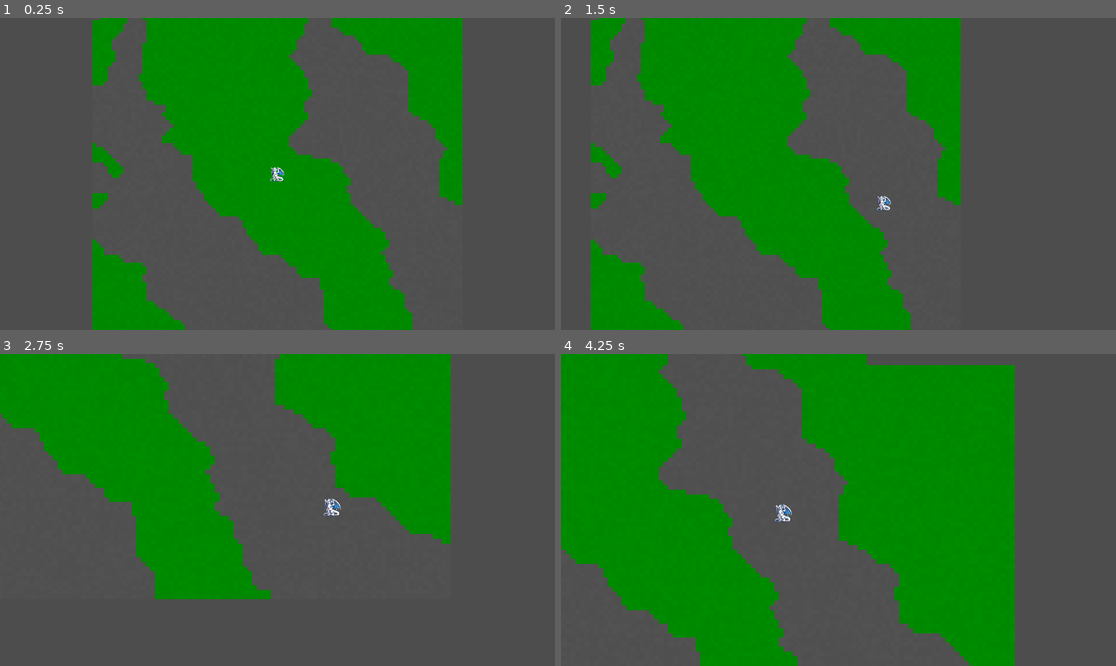
Above: before the commit, frames 1-4 (two rows, left to right).
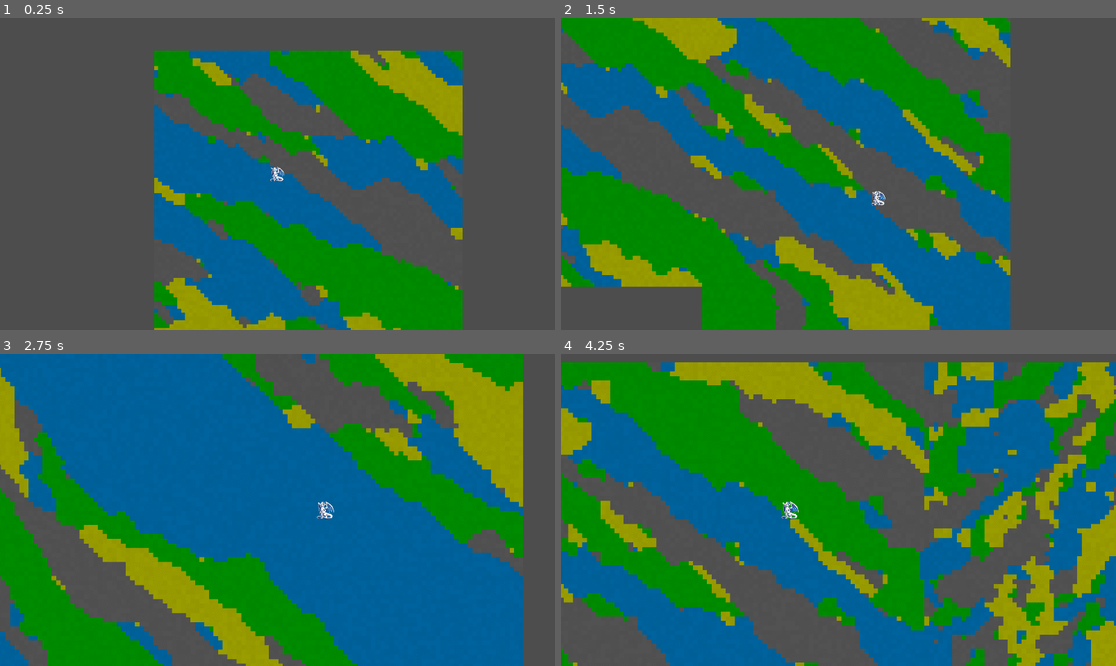
Above: after the commit, the same moments.

Repository: XenorDoz/Fecktowo
Game: Godot game, scene res://scenes/MainScene.tscn
Same seed, same stepped clock (60 frames per second), same inputs: the game is played once before the commit and once after it.
Inputs (mouse positions are in pixels of both pictures, inside the frame that each line leads up to):
- Up to frame 1 (0.25 s): no input
- Up to frame 2 (1.5 s): tap Enter at 0.5 s; move the mouse to (960, 158) at 0.52 s; hold D (moveRight) 0.53-1.28 s; tap Mouse wheel up (zoomIn) at 0.6 s; move the mouse to (727, 189) at 1.27 s; hold S (moveDown) from 1.28 s (still down); tap Mouse wheel down (zoomOut) at 1.35 s
- Up to frame 3 (2.75 s): move the mouse to (333, 441) at 2.02 s; release S (moveDown) at 2.03 s; hold D (moveRight) from 2.03 s (still down); tap Mouse wheel up (zoomIn) at 2.1 s
- Up to frame 4 (4.25 s): move the mouse to (810, 572) at 2.77 s; release D (moveRight) at 2.78 s; hold Z (moveUp) 2.78-3.53 s; tap Mouse wheel down (zoomOut) at 2.85 s; move the mouse to (1005, 556) at 3.52 s; hold Q (moveLeft) from 3.53 s (still down); tap Mouse wheel up (zoomIn) at 3.6 s

The runs differ from the first frame. In frame 1, 44% of the frame differs, in the area x 16-84%, y 0-100%; in frame 2, 59%; in frame 3, 79%, in the area x 0-95%, y 0-100%; in frame 4, 73%.

Commit message:
Still tryin to debug that tile generation noise

Diff:
--- a/scenes/MainScene.tscn
+++ b/scenes/MainScene.tscn
@@ -1,9 +1,11 @@
-[gd_scene load_steps=10 format=3 uid="uid://rfafd7f1v52k"]
+[gd_scene load_steps=14 format=3 uid="uid://rfafd7f1v52k"]
 
 [ext_resource type="Script" path="res://scripts/player.gd" id="1_1n58j"]
 [ext_resource type="Texture2D" uid="uid://rd5yfdmqeuu3" path="res://assets/sprites/Derg 1024x1024.png" id="2_lg2gn"]
 [ext_resource type="Script" path="res://scripts/playerCam.gd" id="3_av3pe"]
+[ext_resource type="Texture2D" uid="uid://ctuj8u4hkkg57" path="res://assets/tiles/sand.png" id="4_1o7uu"]
 [ext_resource type="Script" path="res://scripts/layerHolder.gd" id="4_uolhe"]
+[ext_resource type="Texture2D" uid="uid://cp57kjdhxs0a1" path="res://assets/tiles/water.png" id="5_66klf"]
 [ext_resource type="Texture2D" uid="uid://bjrqstkbp8x3u" path="res://assets/tiles/grass2.png" id="5_egt2e"]
 [ext_resource type="Texture2D" uid="uid://c0vdpjetwumpc" path="res://assets/tiles/stone.png" id="6_fkiej"]
 
@@ -29,9 +31,25 @@
 1:1/0 = 0
 1:1/0/probability = 0.25
 
+[sub_resource type="TileSetAtlasSource" id="TileSetAtlasSource_2vwd4"]
+texture = ExtResource("4_1o7uu")
+0:0/0 = 0
+1:0/0 = 0
+0:1/0 = 0
+1:1/0 = 0
+
+[sub_resource type="TileSetAtlasSource" id="TileSetAtlasSource_lifxb"]
+texture = ExtResource("5_66klf")
+0:0/0 = 0
+1:0/0 = 0
+0:1/0 = 0
+1:1/0 = 0
+
 [sub_resource type="TileSet" id="TileSet_s3nug"]
 sources/0 = SubResource("TileSetAtlasSource_hphg5")
 sources/1 = SubResource("TileSetAtlasSource_05nty")
+sources/2 = SubResource("TileSetAtlasSource_2vwd4")
+sources/3 = SubResource("TileSetAtlasSource_lifxb")
 
 [node name="MainScene" type="Node2D"]
 
--- a/scripts/globals.gd
+++ b/scripts/globals.gd
@@ -3,7 +3,9 @@
 # Forced parameters
 var chunkSize = 16 # Number of tiles in a chunk
 var tileSize = 16 # Size of a tile
-var totalTileNumbre = 2 # Number of textures available for tile generation
+var availableTiles = [0,1,2,3] # IDs of tiles wanted
+var tileProbability = [0.5, 0.5, 0.5, 0.5] # Should be equal to 1
+var totalTileNumber = availableTiles.size() # Number of textures available for tile generation
 
 # Player-toggled parameters
-var loadedChunkDistance = 1 # Number of chunks created around the player (in a square)
+var loadedChunkDistance = 2 # Number of chunks created around the player (in a square)
--- a/scripts/layerHolder.gd
+++ b/scripts/layerHolder.gd
@@ -3,6 +3,8 @@
 # Preloading textures
 const GRASS = preload("res://assets/tiles/grass2.png")
 const STONE = preload("res://assets/tiles/stone.png")
+const SAND = preload("res://assets/tiles/sand.png")
+const WATER = preload("res://assets/tiles/water.png")
 
 # Waiting for these
 @onready var background: TileMapLayer = $background
@@ -11,12 +13,25 @@
 # Var used later
 var chunkPos: Vector2i
 var time = 0.0
-var tileID = 0 # Default tile ID will be grass
+var reg = 0.5
+var tileID = Globals.availableTiles[0] # Default tile
+
+# Rules of generation
+	# When choosing cell color, if neighbors only have a unique ID
+	# Then this is the number of at least required neighoubrs to
+	# Add every other ID to the ID random pick
+var rule1 = 4
+	# When reevaluating cells, if that amount of neighbors or more
+	# Have the same ID as the current cell, then it'll take
+	# The ID of most of the neighbors
+var rule2 = 6
 
 # Called when the node enters the scene tree for the first time.
 func _ready() -> void:
-	generateWorld(Vector2i(-Globals.loadedChunkDistance*2, -Globals.loadedChunkDistance*2),
-				  Vector2i(Globals.loadedChunkDistance*2, Globals.loadedChunkDistance*2))
+	#seed(1234573756)
+	generateWorld(Vector2i(-Globals.loadedChunkDistance, -Globals.loadedChunkDistance),
+				  Vector2i(Globals.loadedChunkDistance, Globals.loadedChunkDistance),
+				  5)
 
 # Called every frame. 'delta' is the elapsed time since the previous frame.
 func _process(delta: float) -> void:
@@ -28,75 +43,177 @@
 	if prevChunkPos.x != chunkPos.x:
 		if prevChunkPos.x < chunkPos.x : # Player going right
 			generateWorld(Vector2i(chunkPos.x + Globals.loadedChunkDistance, chunkPos.y - Globals.loadedChunkDistance),
-						  Vector2i(chunkPos.x + Globals.loadedChunkDistance, chunkPos.y + Globals.loadedChunkDistance))
+						  Vector2i(chunkPos.x + Globals.loadedChunkDistance, chunkPos.y + Globals.loadedChunkDistance),
+						  1)
 		else : # Player going left
 			generateWorld(Vector2i(chunkPos.x - Globals.loadedChunkDistance, chunkPos.y - Globals.loadedChunkDistance),
-						  Vector2i(chunkPos.x - Globals.loadedChunkDistance, chunkPos.y + Globals.loadedChunkDistance))
+						  Vector2i(chunkPos.x - Globals.loadedChunkDistance, chunkPos.y + Globals.loadedChunkDistance),
+						  3)
 	if prevChunkPos.y != chunkPos.y:
 		if prevChunkPos.y < chunkPos.y : # Player going down
 			generateWorld(Vector2i(chunkPos.x - Globals.loadedChunkDistance, chunkPos.y + Globals.loadedChunkDistance),
-						  Vector2i(chunkPos.x + Globals.loadedChunkDistance, chunkPos.y + Globals.loadedChunkDistance))
+						  Vector2i(chunkPos.x + Globals.loadedChunkDistance, chunkPos.y + Globals.loadedChunkDistance),
+						  2)
 		else : # Player going up
 			generateWorld(Vector2i(chunkPos.x - Globals.loadedChunkDistance, chunkPos.y - Globals.loadedChunkDistance),
-						  Vector2i(chunkPos.x + Globals.loadedChunkDistance, chunkPos.y - Globals.loadedChunkDistance))
+						  Vector2i(chunkPos.x + Globals.loadedChunkDistance, chunkPos.y - Globals.loadedChunkDistance),
+						  0)
 
 	time += delta
-	if time >= 1.0 :
-		time = 0
-		#print (chunkPos)
-
-
-
-func generateWorld(from: Vector2i, to: Vector2i) -> void:
-	# Generates chunks
-	print("Generating world from ", from, " to ", to, "...")
-
-	for chunkY in range (from.y-1, to.y+1, 1):
-		for chunkX in range (from.x-1, to.x+1, 1):
-			if background.get_cell_source_id(Vector2i(chunkX * Globals.chunkSize, chunkY * Globals.chunkSize)) == -1:
-				print("\t\tChunk ", Vector2i(chunkX, chunkY), " detected as unloaded !")
-
-				for y in range(chunkY * Globals.chunkSize, (chunkY+1) * Globals.chunkSize, 1):
-					for x in range(chunkX * Globals.chunkSize, (chunkX+1) * Globals.chunkSize, 1):
-
-						# Choosing what type of tile do we want
-						var neighborsID = getNeighbors(x, y)
-						var possibleIds = []
-						if not neighborsID.is_empty() :
-							for id in neighborsID.keys():
-								for i in range(neighborsID[id]):
-									possibleIds.append(id)
-							if neighborsID.keys().size() == 1 and neighborsID[neighborsID.keys()[0]] >= 4:
-								for i in range(Globals.totalTileNumbre): # Add every ID possible to diversify
-									possibleIds.append(i)
-							tileID = possibleIds[randi() % possibleIds.size()]
-
-						background.set_cell(Vector2i(x, y), tileID,Vector2i(randi_range(0,1),randi_range(0,1)))
-						#set_cell(<cell position> Vector2i, <Tilse set id> Int, <position on atlas> Vector2i)
-
-			# We check again cells to eliminate the ones that are too small
-				for y in range(chunkY * Globals.chunkSize, (chunkY+1) * Globals.chunkSize, 1):
-					for x in range(chunkX * Globals.chunkSize, (chunkX+1) * Globals.chunkSize, 1):
-						var neighborsID = getNeighbors(x, y)
-
-						# Checking if we have the dictionnary
-						if not neighborsID.is_empty() :
-							# Grabbing ID of the cell and check if neighbors have it too
-							var currentID = background.get_cell_source_id((Vector2i(x,y)))
-							var currentIDCount = 0
-							if neighborsID.has(currentID):
-								currentIDCount = neighborsID[currentID]
-
-							# If less than 2 neighbors have this ID, then we give the same one as most of them
-							if currentIDCount < 7:
-								var maxCount = 0
-								var majorID = currentID
-								for id in neighborsID.keys():
-									if neighborsID[id] > maxCount:
-										maxCount = neighborsID[id]
-										majorID = id
-									background.set_cell(Vector2i(x,y), majorID, Vector2i(randi_range(0,1),randi_range(0,1)))
-
+
+
+func generateWorld(from: Vector2i, to: Vector2i, dir : int) -> void:
+	# Generates chunks selecting the direction to use
+	# we check which direction by using dir // 2 for first dir, and dir % 2 for second dir
+	# from = top-left chunk, to = bottom-left chunk
+	# firstDir : 0 = north, 1 = east, 2 = south, 3 = west
+	# secondDir : 0 = west or north, 1 = east or south (depending on firstDir)
+
+	var step = Vector2i(-(dir-2),(dir-1))
+
+	# Grabbing all chunks needed to change
+
+	var xChunkRange = customRange(from.x, to.x + 1, 1)
+	var yChunkRange = customRange(from.y, to.y + 1, 1)
+	if step.x == -1 : xChunkRange.reverse()
+	if step.y == -1 : yChunkRange.reverse()
+
+	var xTileRange = []
+	var yTileRange = []
+	# Acutally modifying them
+	if dir % 2 == 1: # If we generate whole columns
+		for xChunk in xChunkRange:
+			for yChunk in yChunkRange:
+				if background.get_cell_source_id(Vector2i(xChunk * Globals.chunkSize, yChunk * Globals.chunkSize)) == -1:
+					# Chunk has not been generated for now
+					xTileRange = customRange(xChunk * Globals.chunkSize, (xChunk+1) * Globals.chunkSize, 1)
+					yTileRange = customRange(yChunk * Globals.chunkSize, (yChunk+1) * Globals.chunkSize, 1)
+					if step.x == -1 : xTileRange.reverse()
+					if step.y == -1 : yTileRange.reverse()
+					var matChunk = [[0,0,0,0,0,0,0,0,0,0,0,0,0,0,0,0],[0,0,0,0,0,0,0,0,0,0,0,0,0,0,0,0],[0,0,0,0,0,0,0,0,0,0,0,0,0,0,0,0],[0,0,0,0,0,0,0,0,0,0,0,0,0,0,0,0],[0,0,0,0,0,0,0,0,0,0,0,0,0,0,0,0],[0,0,0,0,0,0,0,0,0,0,0,0,0,0,0,0],[0,0,0,0,0,0,0,0,0,0,0,0,0,0,0,0],[0,0,0,0,0,0,0,0,0,0,0,0,0,0,0,0],[0,0,0,0,0,0,0,0,0,0,0,0,0,0,0,0],[0,0,0,0,0,0,0,0,0,0,0,0,0,0,0,0],[0,0,0,0,0,0,0,0,0,0,0,0,0,0,0,0],[0,0,0,0,0,0,0,0,0,0,0,0,0,0,0,0],[0,0,0,0,0,0,0,0,0,0,0,0,0,0,0,0],[0,0,0,0,0,0,0,0,0,0,0,0,0,0,0,0],[0,0,0,0,0,0,0,0,0,0,0,0,0,0,0,0],[0,0,0,0,0,0,0,0,0,0,0,0,0,0,0,0]]
+					var bwa = 1
+					for xTile in xTileRange:
+						var row = []
+						for yTile in yTileRange:
+							matChunk[yTile%16][xTile%16] = bwa
+							bwa += 1
+							chooseTileID(xTile,yTile)
+
+					if time > reg :
+						print("\n\n\n\n\n")
+						for y in matChunk:
+							print(y)
+					time = 0
+					for xTile in xTileRange:
+						for yTile in yTileRange:
+							applyRules(xTile,yTile)
+	else: # if we generate whole rows
+		for yChunk in yChunkRange:
+			for xChunk in xChunkRange:
+				if background.get_cell_source_id(Vector2i(xChunk * Globals.chunkSize, yChunk * Globals.chunkSize)) == -1:
+					# Chunk has not been generated for now
+					xTileRange = customRange(xChunk * Globals.chunkSize, (xChunk+1) * Globals.chunkSize, 1)
+					yTileRange = customRange(yChunk * Globals.chunkSize, (yChunk+1) * Globals.chunkSize, 1)
+					if step.x == -1 : xTileRange.reverse()
+					if step.y == -1 : yTileRange.reverse()
+					var matChunk = [[0,0,0,0,0,0,0,0,0,0,0,0,0,0,0,0],[0,0,0,0,0,0,0,0,0,0,0,0,0,0,0,0],[0,0,0,0,0,0,0,0,0,0,0,0,0,0,0,0],[0,0,0,0,0,0,0,0,0,0,0,0,0,0,0,0],[0,0,0,0,0,0,0,0,0,0,0,0,0,0,0,0],[0,0,0,0,0,0,0,0,0,0,0,0,0,0,0,0],[0,0,0,0,0,0,0,0,0,0,0,0,0,0,0,0],[0,0,0,0,0,0,0,0,0,0,0,0,0,0,0,0],[0,0,0,0,0,0,0,0,0,0,0,0,0,0,0,0],[0,0,0,0,0,0,0,0,0,0,0,0,0,0,0,0],[0,0,0,0,0,0,0,0,0,0,0,0,0,0,0,0],[0,0,0,0,0,0,0,0,0,0,0,0,0,0,0,0],[0,0,0,0,0,0,0,0,0,0,0,0,0,0,0,0],[0,0,0,0,0,0,0,0,0,0,0,0,0,0,0,0],[0,0,0,0,0,0,0,0,0,0,0,0,0,0,0,0],[0,0,0,0,0,0,0,0,0,0,0,0,0,0,0,0]]
+					var bwa = 1
+					for yTile in yTileRange:
+						var row = []
+						for xTile in xTileRange:
+							matChunk[yTile%16][xTile%16] = bwa
+							bwa += 1
+							chooseTileID(xTile,yTile)
+
+					if time > reg :
+						print("\n\n\n\n\n")
+						for y in matChunk:
+							print(y)
+					time = 0
+					for yTile in yTileRange:
+						for xTile in xTileRange:
+							applyRules(xTile,yTile)
+	pass
+
+func customRange(x : int, y : int, step : int) -> Array:
+	var myRange = []
+	if step > 0 :
+		if x > y:
+			print("Can't do range of (%s, %s, %s)" %[x,y,step])
+		else :
+			while x < y:
+				myRange.append(x)
+				x += step
+	else :
+		if x < y:
+			print("Can't do range of (%s, %s, %s)" %[x,y,step])
+		else :
+			while x > y:
+				myRange.append(x)
+				x += step
+	return myRange
+
+func chooseTileID(x : int, y : int) -> void:
+	var neighborsID = getNeighbors(x, y)
+	var possibleIds = []
+
+	if not neighborsID.is_empty():
+		var totalNeighbors = 0
+		for count in neighborsID.values():
+			totalNeighbors += count
+
+		for i in Globals.totalTileNumber:
+			# Checking neighbors around
+			var id = Globals.availableTiles[i]
+			var globalProb = Globals.tileProbability[i]
+			var neighborCount = neighborsID.get(id,0)
+			var weight = (globalProb * 0.6 + float(neighborCount) / float(totalNeighbors) * 0.4)
+
+			for j in range(int(weight * 100)):
+				possibleIds.append(id)
+
+	else:
+		# If no neighbors, then just pick one randomly
+		for i in Globals.totalTileNumber:
+			var id = Globals.availableTiles[i]
+			var prob = Globals.tileProbability[i]
+			for j in range(int(prob * 100)):
+				possibleIds.append(id)
+		# No neighbors
+	# Choosing ID
+	tileID = possibleIds[randi() % possibleIds.size()]
+	background.set_cell(Vector2i(x, y), tileID,Vector2i(randi_range(0,1),randi_range(0,1)))
+	#if not neighborsID.is_empty() :
+		#for id in neighborsID.keys():
+			#for i in range(neighborsID[id]):
+				#possibleIds.append(id)
+		#if neighborsID.keys().size() == 1 and neighborsID[neighborsID.keys()[0]] >= rule1:
+			#for i in range(Globals.totalTileNumber): # Add every ID possible to diversify
+				#for j in range(Globals.tileProbability[i] * 100):
+					#possibleIds.append(Globals.availableTiles[i])
+		#tileID = possibleIds[randi() % possibleIds.size()]
+	#background.set_cell(Vector2i(x, y), tileID,Vector2i(randi_range(0,1),randi_range(0,1)))
+	#set_cell(<cell position> Vector2i, <Tilse set id> Int, <position on atlas> Vector2i)
+
+func applyRules(x : int, y : int) -> void:
+	var neighborsID = getNeighbors(x, y)
+
+	# Checking if we have the dictionnary
+	if not neighborsID.is_empty() :
+		# Grabbing ID of the cell and check if neighbors have it too
+		var currentID = background.get_cell_source_id((Vector2i(x,y)))
+		var currentIDCount = 0
+		if neighborsID.has(currentID):
+			currentIDCount = neighborsID[currentID]
+		# If less than <rule2> neighbors have this ID, then we give the same one as most of them
+		if currentIDCount < rule2:
+			var maxCount = 0
+			var majorID = currentID
+			for id in neighborsID.keys():
+				if neighborsID[id] > maxCount:
+					maxCount = neighborsID[id]
+					majorID = id
+			background.set_cell(Vector2i(x,y), majorID, Vector2i(randi_range(0,1),randi_range(0,1)))
 
 func getNeighbors(x: int, y: int) -> Dictionary :
 	# Choosing what type of tile do we want
--- a/scripts/player.gd
+++ b/scripts/player.gd
@@ -1,6 +1,6 @@
 extends Node2D
 
-var speed = 600 # Move speed
+var speed = 2000 # Move speed
 
 # Called when the node enters the scene tree for the first time.
 func _ready() -> void:
Binary file added: assets/tiles/sand.png
Not shown, added: assets/tiles/sand.png.import
Binary file added: assets/tiles/water.png
Not shown, added: assets/tiles/water.png.import
